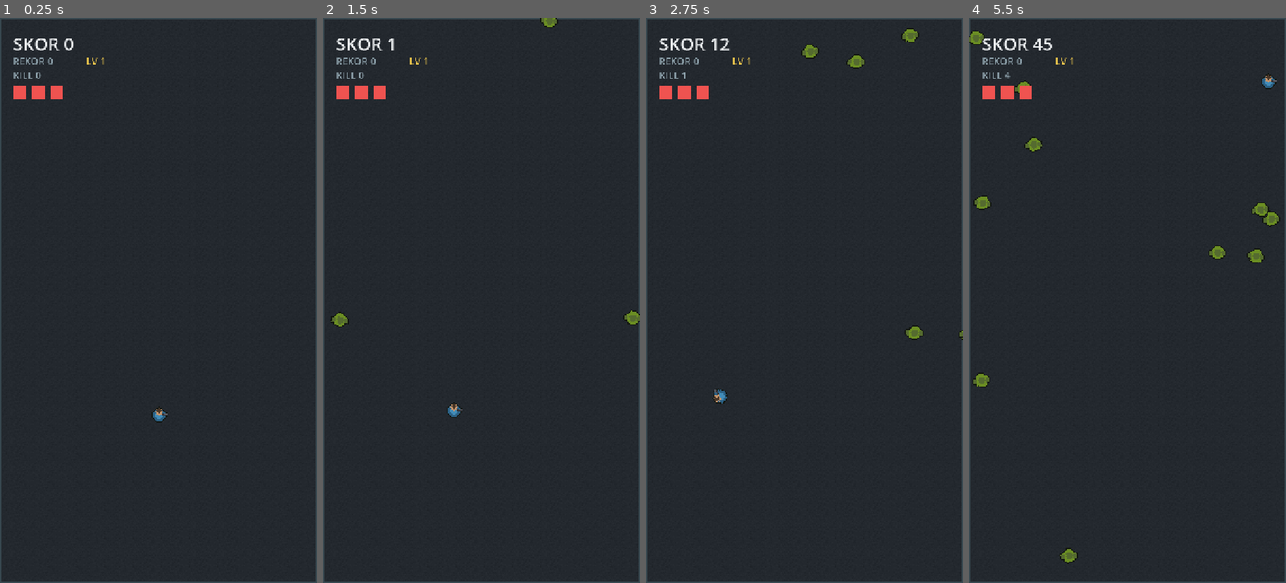
Above: before the commit, frames 1-4 (left to right).
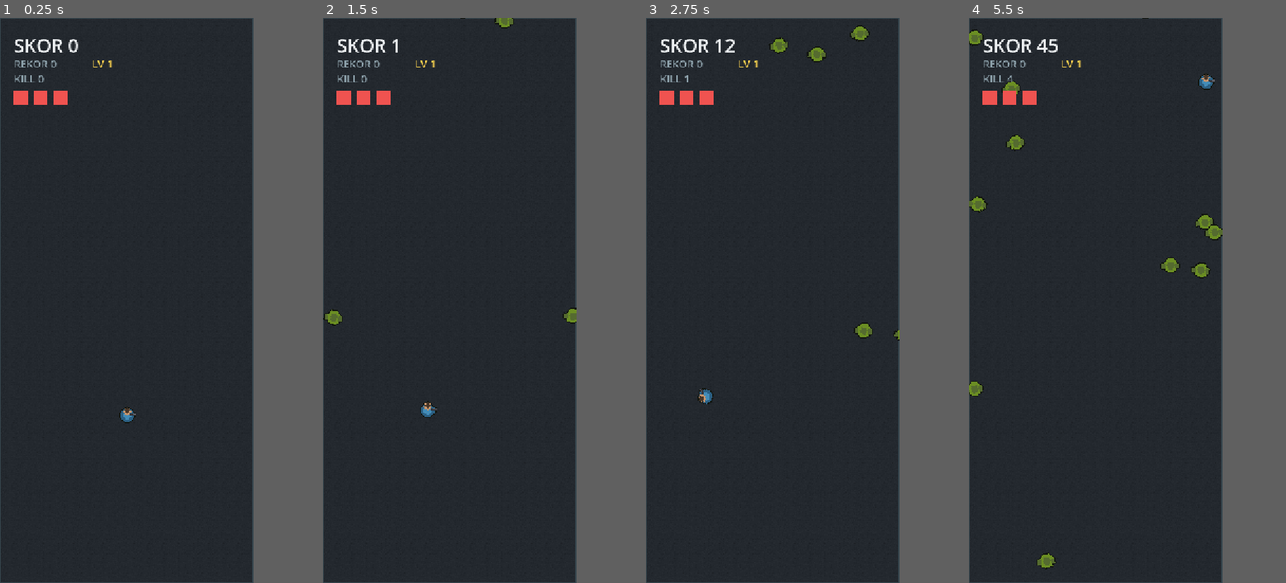
Above: after the commit, the same moments.

Repository: lolimilkita/MyFirstSimpleGame
Game: Godot game, scene res://scenes/main.tscn
Two runs of this game, one before a commit and one after it. Both use one fixed random seed, a clock stepped at 60 frames per second and the inputs below.
Inputs (mouse positions are in pixels of both pictures, inside the frame that each line leads up to):
- Up to frame 1 (0.25 s): no input
- Up to frame 2 (1.5 s): tap Enter at 0.5 s; move the mouse to (551, 272) at 0.52 s; click (551, 272) at 0.67 s; tap Space at 1.25 s; drag from (418, 328) to (332, 311) at 1.27 s
- Up to frame 3 (2.75 s): move the mouse to (836, 176) at 2.02 s; click (836, 176) at 2.17 s
- Up to frame 4 (5.5 s): drag from (1111, 413) to (1178, 63) at 2.77 s; move the mouse to (1222, 385) at 3.52 s; click (1222, 385) at 3.67 s; drag from (1032, 215) to (1263, 249) at 4.27 s; move the mouse to (1143, 300) at 5.02 s; click (1143, 300) at 5.17 s
In our replay, the window is 450x800 before the commit and 360x800 after it. These sizes can differ from the game's own. Grey fills any space a smaller window leaves; there, only what the larger window draws over its background counts as a difference.

The runs differ from the first frame. In frame 1, 2.5% of the frame differs, in the area x 0-100%, y 0-100%; in frame 2, 2.9%; in frame 3, 3.4%; in frame 4, 4.3%.

Commit message:
feat: view 1.33x lebih besar + verifikasi Android 14 (v0.4.0)

Diff:
--- a/project.godot
+++ b/project.godot
@@ -10,8 +10,8 @@
 
 [display]
 
-window/size/viewport_width=720
-window/size/viewport_height=1280
+window/size/viewport_width=540
+window/size/viewport_height=1200
 window/handheld/orientation=1
 window/stretch/mode="canvas_items"
 window/stretch/aspect="expand"
--- a/scripts/bullet.gd
+++ b/scripts/bullet.gd
@@ -1,8 +1,8 @@
 extends Area2D
 ## Peluru lurus, bisa menembus (pierce) beberapa zombie.
 
-const SPEED := 900.0
-const MAX_RANGE := 320.0
+const SPEED := 675.0
+const MAX_RANGE := 240.0
 
 var direction := Vector2.RIGHT
 var pierce := 0
--- a/scripts/game.gd
+++ b/scripts/game.gd
@@ -16,9 +16,9 @@
 }
 
 const Z_TYPES := {
-	"walker": {"hp": 1, "speed": 80.0, "score": 10, "scale": 2.6, "radius": 17.0},
-	"runner": {"hp": 1, "speed": 132.0, "score": 15, "scale": 2.3, "radius": 14.0},
-	"brute": {"hp": 6, "speed": 56.0, "score": 40, "scale": 2.0, "radius": 22.0},
+	"walker": {"hp": 1, "speed": 60.0, "score": 10, "scale": 2.6, "radius": 17.0},
+	"runner": {"hp": 1, "speed": 99.0, "score": 15, "scale": 2.3, "radius": 14.0},
+	"brute": {"hp": 6, "speed": 42.0, "score": 40, "scale": 2.0, "radius": 22.0},
 }
 
 const UPGRADE_POOL := [
@@ -32,7 +32,7 @@
 	{"id": "range", "title": "BIDIK JAUH", "desc": "+18% jangkauan tembak", "max": 3, "weight": 1, "color": Color("90caf9")},
 ]
 
-const MAX_ZOMBIES := 55
+const MAX_ZOMBIES := 45
 const MAX_PICKUPS := 14
 const HORDE_EVERY := 75.0
 const SAVE_PATH := "user://save.cfg"
@@ -165,7 +165,7 @@
 func _spawn_zombie_at(side: int, type_name: String) -> void:
 	if zombies_root.get_child_count() >= MAX_ZOMBIES:
 		return
-	var margin := 60.0
+	var margin := 45.0
 	var p := Vector2.ZERO
 	match side:
 		0:
--- a/scripts/player.gd
+++ b/scripts/player.gd
@@ -21,12 +21,12 @@
 
 # --- stat yang bisa diubah kartu upgrade ---
 var fire_interval := 0.35
-var range_px := 260.0
+var range_px := 195.0
 var shots := 1
 var pierce := 0
 var damage := 1
 var move_mult := 1.0
-var magnet := 120.0
+var magnet := 90.0
 
 @onready var _sprite: Sprite2D = $Sprite2D
 
@@ -37,7 +37,7 @@
 
 
 func set_arena(a: Rect2) -> void:
-	BOUNDS = Rect2(a.position, a.size).grow(-40.0)
+	BOUNDS = Rect2(a.position, a.size).grow(-36.0)
 	_reset_pos = Vector2(a.size.x * 0.5, a.size.y * 0.7)
 
 
@@ -51,12 +51,12 @@
 	dragging = false
 	visible = true
 	fire_interval = 0.35
-	range_px = 260.0
+	range_px = 195.0
 	shots = 1
 	pierce = 0
 	damage = 1
 	move_mult = 1.0
-	magnet = 120.0
+	magnet = 90.0
 	position = _reset_pos
 	hp_changed.emit(hp)
 
@@ -81,7 +81,7 @@
 		"damage":
 			damage += 1
 		"range":
-			range_px = minf(520.0, range_px * 1.18)
+			range_px = minf(390.0, range_px * 1.18)
 
 
 func heal(n: int) -> void:
@@ -142,7 +142,7 @@
 			off = (float(i) - float(shots - 1) * 0.5) * 0.16
 		var d := Vector2.from_angle(base + off)
 		var b := BULLET_SCENE.instantiate()
-		b.position = position + d * 22.0
+		b.position = position + d * 16.0
 		b.direction = d
 		b.pierce = pierce
 		b.damage = damage
@@ -179,7 +179,7 @@
 	invuln = 1.0
 	var d := position - area.position
 	if d.length() > 0.01:
-		knock = d.normalized() * 260.0
+		knock = d.normalized() * 195.0
 	hp_changed.emit(hp)
 	if game != null:
 		game._sfx("hurt", -4.0)
--- a/scripts/zombie.gd
+++ b/scripts/zombie.gd
@@ -6,7 +6,7 @@
 	"runner": preload("res://assets/sprites/zombie_runner.png"),
 	"brute": preload("res://assets/sprites/zombie_brute.png"),
 }
-const SEPARATION_RADIUS := 34.0
+const SEPARATION_RADIUS := 30.0
 
 var ztype := "walker"
 var hp := 1
Binary file added: docs/09-android14-cards.png
Binary file added: docs/10-android14-play.png
Not shown, changed: export_presets.cfg
Not shown, added: docs/devlog-i4.md
